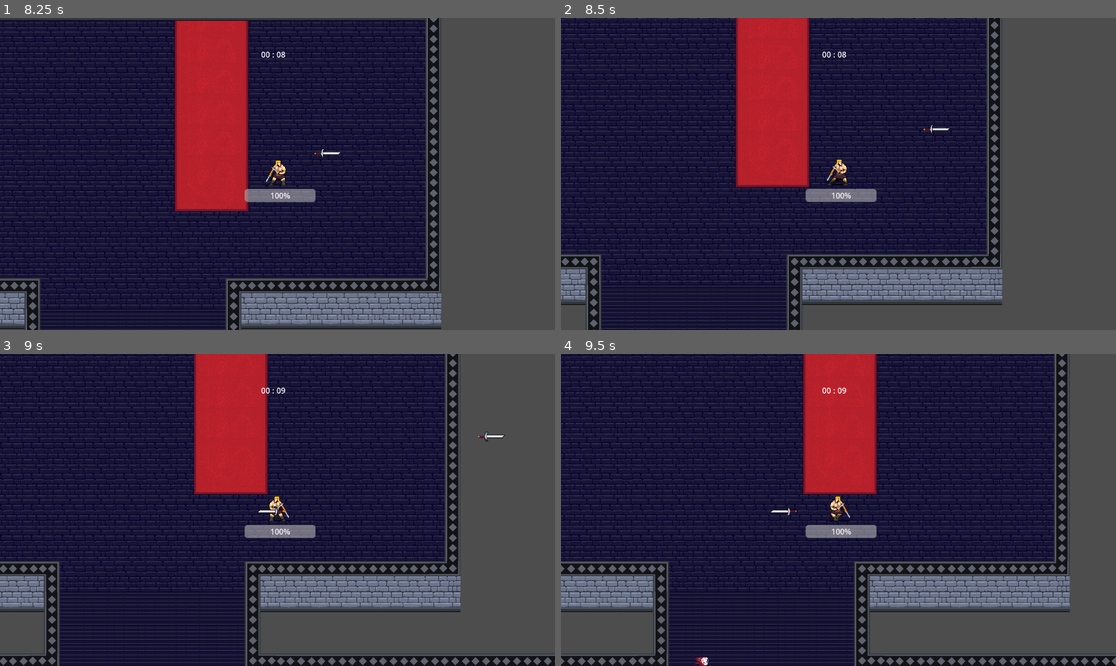
Above: before the commit, frames 1-4 (two rows, left to right).
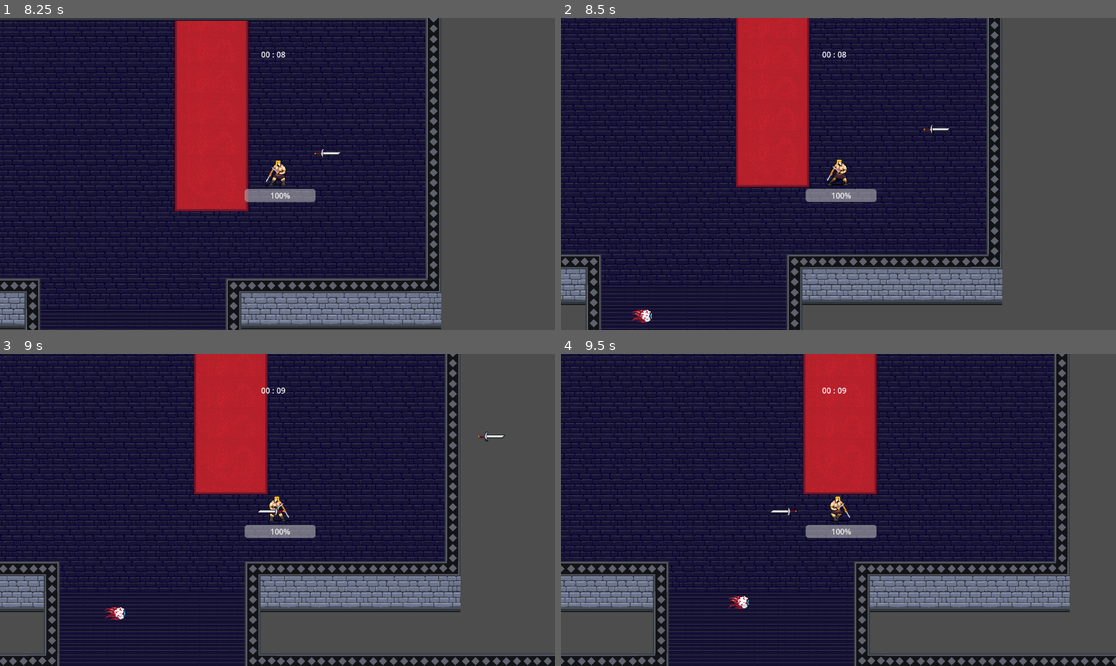
Above: after the commit, the same moments.

Repository: Facundo-byte/vampire-survivors
Game: Godot game, scene res://escenas/escenaprincipal.tscn
The game is run twice, just before and just after one commit, with the same random seed, the same clock (stepped at 60 frames per second) and the same inputs.
Inputs:
- Up to frame 1 (8.25 s): tap Enter at 0.5 s; hold D (derecha) 0.53-1.28 s; hold S (abajo) 1.28-2.03 s; hold D (derecha) 2.03-2.78 s; hold W (arriba) 2.78-3.53 s; hold A (izquierda) 3.53-5.03 s; hold S (abajo) 5.03-5.78 s; hold D (derecha) 5.78-6.53 s; hold W (arriba) 6.53-7.28 s; hold D (derecha) 7.28-8.03 s; hold S (abajo) from 8.03 s (still down)
- Up to frame 2 (8.5 s): keep holding S (abajo)
- Up to frame 3 (9 s): release S (abajo) at 8.78 s; hold A (izquierda) from 8.78 s (still down)
- Up to frame 4 (9.5 s): keep holding A (izquierda)

Frame 1 is identical in both runs. In frame 2, 0.1% of the frame differs, in the area x 12-17%, y 93-98%; in frame 3, 0.1%; in frame 4, 0.2%, in the area x 24-35%, y 77-100%.

Commit message:
distintas updates

Diff:
--- a/enemigo.gd
+++ b/enemigo.gd
@@ -2,12 +2,19 @@
 
 @export var player_reference: CharacterBody2D
 @export var speed: float = 75
+@export var coin_drop: PackedScene
+@export var coin_droptype: Array[coin]
+@export var chest_drop: PackedScene
 
+var knockback: Vector2
+var title: String
 var health: float
 var direction: Vector2
 var damage: float
+
 var elite: bool = false:
 	set(value):
+		elite = value
 		if value:
 			$Sprite2D.material = load("res://shaders/rainbow_outline_material.tres")
 			scale = Vector2(2,2)
@@ -17,17 +24,53 @@
 		$Sprite2D.texture = value.texture
 		damage = value.damage
 		health = value.health
+		title = str(value.title)
+
+func _ready():
+	add_to_group("enemy")
+	player_reference = get_tree().get_first_node_in_group("player")
 
 func _physics_process(delta):
+	var separation = (player_reference.position - position).length()
+	if separation >= 700 and not elite:
+		queue_free()
+
 	velocity = (player_reference.position - position).normalized() * speed
+	knockback = knockback.move_toward(Vector2.ZERO, 1)
+	velocity += knockback
+
 	if velocity.x < 0:
 		$Sprite2D.flip_h = true
 	else:
 		$Sprite2D.flip_h = false
-	move_and_collide(velocity * delta)
+
+	var collider = move_and_collide(velocity * delta)
+	if collider:
+		collider.get_collider().knockback = (collider.get_collider().global_position - global_position). normalized() * 50
 
 func take_damage(amount): ##recibir danio
+	var item_instantiate
+	var tween = get_tree().create_tween()
+	tween.tween_property($Sprite2D, "modulate", Color(1.0, 0.0, 0.0, 1.0), 0.2)
+	tween.chain().tween_property($Sprite2D, "modulate", Color(1,1,1), 0.2)
+
 	health -= amount
-	if !health:
-		queue_free()
+	if health < 1:
+		if !elite: #si no es de elite, me fijo si es calavera u ojo, si lo es suelta moneda verde, sino azul
+			item_instantiate = coin_drop.instantiate()
+
+			if title == "skull" or title == "eye":
+				item_instantiate.type = coin_droptype[0]
+			else:
+				item_instantiate.type = coin_droptype[1]
+			call_deferred("itemspawn",item_instantiate)
+		else:
+			item_instantiate = chest_drop.instantiate()
+			call_deferred("itemspawn", item_instantiate)
+
+		call_deferred("queue_free")
 	print(health)
+
+func itemspawn(item_instantiate: Area2D):
+	item_instantiate.position = global_position
+	get_parent().add_child(item_instantiate)
--- /dev/null
+++ b/escenas/cofre.gd
@@ -0,0 +1,9 @@
+extends Area2D
+
+@export var sprite: AnimatedSprite2D
+
+func _ready():
+	sprite.play("default")
+
+func _on_body_entered(body: Node2D) -> void:
+	queue_free()
--- /dev/null
+++ b/escenas/cofre.tscn
@@ -0,0 +1,51 @@
+[gd_scene load_steps=10 format=3 uid="uid://bdxpx1plg0yrp"]
+
+[ext_resource type="Script" uid="uid://die7yjd22mjq2" path="res://escenas/cofre.gd" id="1_b07su"]
+[ext_resource type="Texture2D" uid="uid://dgvmpsrox0fb2" path="res://sprites/cofre/cofre_y_flecha1.png" id="1_prjuc"]
+[ext_resource type="Texture2D" uid="uid://d4k487dnqt0rn" path="res://sprites/cofre/cofre_y_flecha2.png" id="2_b07su"]
+[ext_resource type="Texture2D" uid="uid://n5ryv20p8tm2" path="res://sprites/cofre/cofre_y_flecha3.png" id="3_4q7if"]
+[ext_resource type="Texture2D" uid="uid://cm64p56au3im8" path="res://sprites/cofre/cofre_y_flecha4.png" id="4_u6gii"]
+[ext_resource type="Texture2D" uid="uid://bdnoplmhjgocb" path="res://sprites/cofre/cofre_y_flecha5.png" id="5_28bvb"]
+[ext_resource type="Texture2D" uid="uid://cnbgn3fbo8twu" path="res://sprites/cofre/cofre_y_flecha6.png" id="6_yygx1"]
+
+[sub_resource type="RectangleShape2D" id="RectangleShape2D_ijh4o"]
+size = Vector2(46, 58)
+
+[sub_resource type="SpriteFrames" id="SpriteFrames_ee8vb"]
+animations = [{
+"frames": [{
+"duration": 1.0,
+"texture": ExtResource("1_prjuc")
+}, {
+"duration": 1.0,
+"texture": ExtResource("2_b07su")
+}, {
+"duration": 1.0,
+"texture": ExtResource("3_4q7if")
+}, {
+"duration": 1.0,
+"texture": ExtResource("4_u6gii")
+}, {
+"duration": 1.0,
+"texture": ExtResource("5_28bvb")
+}, {
+"duration": 1.0,
+"texture": ExtResource("6_yygx1")
+}],
+"loop": true,
+"name": &"default",
+"speed": 5.0
+}]
+
+[node name="cofre" type="Area2D" node_paths=PackedStringArray("sprite")]
+script = ExtResource("1_b07su")
+sprite = NodePath("AnimatedSprite")
+
+[node name="CollisionShape2D" type="CollisionShape2D" parent="."]
+position = Vector2(0, 5)
+shape = SubResource("RectangleShape2D_ijh4o")
+
+[node name="AnimatedSprite" type="AnimatedSprite2D" parent="."]
+sprite_frames = SubResource("SpriteFrames_ee8vb")
+
+[connection signal="body_entered" from="." to="." method="_on_body_entered"]
--- a/escenas/enemigo.tscn
+++ b/escenas/enemigo.tscn
@@ -1,19 +1,29 @@
-[gd_scene load_steps=4 format=3 uid="uid://ccw8fmgt5j7kk"]
+[gd_scene load_steps=9 format=3 uid="uid://ccw8fmgt5j7kk"]
 
 [ext_resource type="Script" uid="uid://8wojapg18fqf" path="res://enemigo.gd" id="1_sms58"]
 [ext_resource type="Texture2D" uid="uid://ddklbg5lqxkbl" path="res://sprites/enemigos/enemigo1.png" id="2_uhebs"]
+[ext_resource type="PackedScene" uid="uid://cpywri4enikvn" path="res://escenas/moneda.tscn" id="2_vu81h"]
+[ext_resource type="Script" uid="uid://bme38shqbh1yk" path="res://tipo_moneda.gd" id="3_r6fnk"]
+[ext_resource type="Resource" uid="uid://cao4x8ygl8tj3" path="res://resources/green_coin.tres" id="4_5phiq"]
+[ext_resource type="Resource" uid="uid://c5oh26v7khl7k" path="res://resources/blue_coin.tres" id="5_3owwl"]
+[ext_resource type="PackedScene" uid="uid://bdxpx1plg0yrp" path="res://escenas/cofre.tscn" id="6_r6fnk"]
 
-[sub_resource type="CircleShape2D" id="CircleShape2D_y7635"]
-radius = 18.0
+[sub_resource type="CapsuleShape2D" id="CapsuleShape2D_r6fnk"]
+height = 38.666668
 
 [node name="enemigo" type="CharacterBody2D"]
+scale = Vector2(1.5, 1.5)
 collision_layer = 2
-collision_mask = 12
+collision_mask = 14
 script = ExtResource("1_sms58")
+coin_drop = ExtResource("2_vu81h")
+coin_droptype = Array[ExtResource("3_r6fnk")]([ExtResource("4_5phiq"), ExtResource("5_3owwl")])
+chest_drop = ExtResource("6_r6fnk")
 
 [node name="Sprite2D" type="Sprite2D" parent="."]
 scale = Vector2(0.5107422, 0.506902)
 texture = ExtResource("2_uhebs")
 
 [node name="CollisionShape2D" type="CollisionShape2D" parent="."]
-shape = SubResource("CircleShape2D_y7635")
+rotation = 1.5707964
+shape = SubResource("CapsuleShape2D_r6fnk")
--- a/escenas/jugador.gd
+++ b/escenas/jugador.gd
@@ -14,11 +14,17 @@
 		%Health.value = value
 var knife
 
+func _ready() -> void:
+	add_to_group("player")
+
 func _process(delta):
 	move_dir = Input.get_vector("izquierda", "derecha", "arriba", "abajo")
 	velocity = move_dir * speed
 	move_dir.normalized()
 	move_and_collide(velocity * delta)
+
+	if move_dir != Vector2.ZERO:
+		ant_move_dir = move_dir
 
 	if velocity != Vector2.ZERO:
 		if velocity.x < 0:
@@ -45,11 +51,10 @@
 	knife.global_position = global_position + move_dir * 16
 
 	if move_dir != Vector2.ZERO:
-		ant_move_dir = move_dir
 		knife.direction = move_dir
 	elif ant_move_dir:
 		knife.direction = ant_move_dir
 	else:
-		knife.direction = move_dir
+		knife.direction = Vector2.RIGHT
 
 	get_tree().current_scene.add_child(knife)
--- /dev/null
+++ b/escenas/moneda.gd
@@ -0,0 +1,12 @@
+extends Area2D
+
+var experience
+
+var type: coin:
+	set(value):
+		$Sprite2D.texture = value.sprite
+		experience = value.exp
+
+
+func _on_body_entered(body: Node2D) -> void:
+	queue_free()
--- /dev/null
+++ b/escenas/moneda.tscn
@@ -0,0 +1,21 @@
+[gd_scene load_steps=4 format=3 uid="uid://cpywri4enikvn"]
+
+[ext_resource type="Script" uid="uid://bxwc0sdiyc7py" path="res://escenas/moneda.gd" id="1_ponsd"]
+[ext_resource type="Texture2D" uid="uid://ov3ct6yvox41" path="res://sprites/gemas/gema.png" id="1_q5s0n"]
+
+[sub_resource type="CapsuleShape2D" id="CapsuleShape2D_ponsd"]
+radius = 20.0
+height = 66.0
+
+[node name="Moneda" type="Area2D"]
+scale = Vector2(0.4, 0.4)
+collision_layer = 8
+script = ExtResource("1_ponsd")
+
+[node name="Sprite2D" type="Sprite2D" parent="."]
+texture = ExtResource("1_q5s0n")
+
+[node name="CollisionShape2D" type="CollisionShape2D" parent="."]
+shape = SubResource("CapsuleShape2D_ponsd")
+
+[connection signal="body_entered" from="." to="." method="_on_body_entered"]
--- a/escenas/spawner.gd
+++ b/escenas/spawner.gd
@@ -3,7 +3,8 @@
 @export var player: CharacterBody2D
 @export var enemy: PackedScene
 
-var distance: float = 800
+var distance: float = 650
+var can_spawn: bool = true
 
 @export var enemy_types: Array[Enemy]
 
@@ -21,6 +22,12 @@
 		%Second.text = str(second).lpad(2, '0')
 
 func spawn(pos: Vector2, elite: bool = false):
+	if get_tree().get_node_count_in_group("enemy") >= 700: #si hay mas de 700 mobs no spawnea mas
+		can_spawn = false
+	else: can_spawn = true
+
+	if !can_spawn:
+		return
 	var enemy_instance = enemy.instantiate()
 
 	enemy_instance.position = pos
--- a/escenas/spawner.tscn
+++ b/escenas/spawner.tscn
@@ -41,7 +41,7 @@
 autostart = true
 
 [node name="Elite" type="Timer" parent="."]
-wait_time = 12.357999999999999
+wait_time = 12.358
 autostart = true
 
 [connection signal="timeout" from="Timer" to="." method="_on_timer_timeout"]
--- a/project.godot
+++ b/project.godot
@@ -54,6 +54,7 @@
 2d_physics/layer_2="enemigo"
 2d_physics/layer_3="obstaculo"
 2d_physics/layer_4="ataque"
+2d_physics/layer_5="item"
 
 [rendering]
 
--- /dev/null
+++ b/resources/blue_coin.tres
@@ -0,0 +1,10 @@
+[gd_resource type="Resource" script_class="coin" load_steps=3 format=3 uid="uid://c5oh26v7khl7k"]
+
+[ext_resource type="Script" uid="uid://bme38shqbh1yk" path="res://tipo_moneda.gd" id="1_i25wm"]
+[ext_resource type="Texture2D" uid="uid://ov3ct6yvox41" path="res://sprites/gemas/gema.png" id="2_lgiak"]
+
+[resource]
+script = ExtResource("1_i25wm")
+sprite = ExtResource("2_lgiak")
+exp = 2.0
+metadata/_custom_type_script = "uid://bme38shqbh1yk"
--- /dev/null
+++ b/resources/green_coin.tres
@@ -0,0 +1,10 @@
+[gd_resource type="Resource" script_class="coin" load_steps=3 format=3 uid="uid://cao4x8ygl8tj3"]
+
+[ext_resource type="Script" uid="uid://bme38shqbh1yk" path="res://tipo_moneda.gd" id="1_ugj8s"]
+[ext_resource type="Texture2D" uid="uid://d2r35v6fkw543" path="res://sprites/gemas/gema_verde.png" id="2_488di"]
+
+[resource]
+script = ExtResource("1_ugj8s")
+sprite = ExtResource("2_488di")
+exp = 1.0
+metadata/_custom_type_script = "uid://bme38shqbh1yk"
--- a/shaders/rainbow_outline.gdshader
+++ b/shaders/rainbow_outline.gdshader
@@ -34,4 +34,5 @@
 
 	vec4 color = texture(TEXTURE, UV);
 	COLOR = mix(color, animated_line_color, outline - color.a);
+
 }
--- /dev/null
+++ b/tipo_moneda.gd
@@ -0,0 +1,5 @@
+extends Resource
+class_name coin
+
+@export var sprite: Texture2D
+@export var exp: float
Not shown, added: escenas/cofre.gd.uid
Not shown, added: escenas/moneda.gd.uid
Binary file added: sprites/cofre/cofre_y_flecha1.png
Not shown, added: sprites/cofre/cofre_y_flecha1.png.import
Binary file added: sprites/cofre/cofre_y_flecha2.png
Not shown, added: sprites/cofre/cofre_y_flecha2.png.import
Binary file added: sprites/cofre/cofre_y_flecha3.png
Not shown, added: sprites/cofre/cofre_y_flecha3.png.import
Binary file added: sprites/cofre/cofre_y_flecha4.png
Not shown, added: sprites/cofre/cofre_y_flecha4.png.import
Binary file added: sprites/cofre/cofre_y_flecha5.png
Not shown, added: sprites/cofre/cofre_y_flecha5.png.import
(and 7 more such lines)
